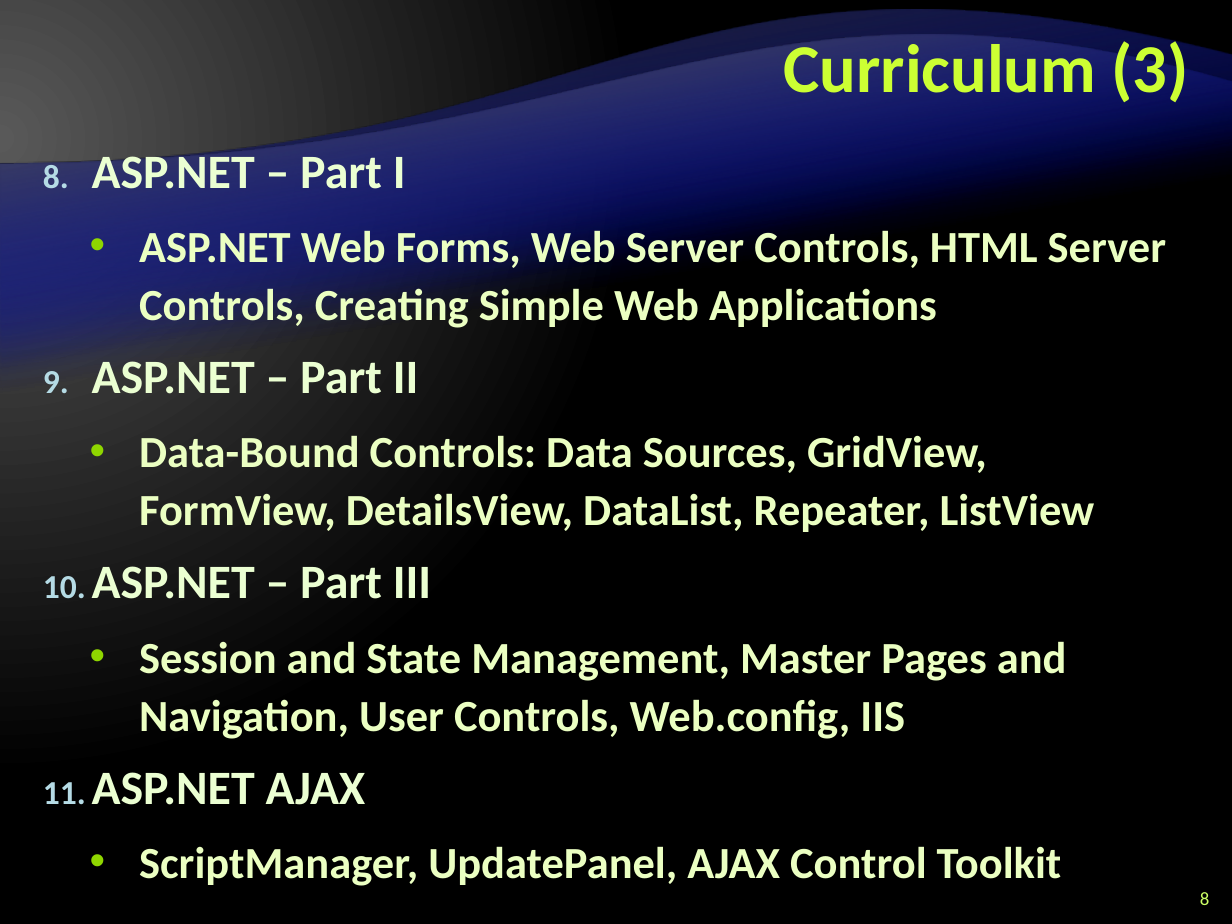
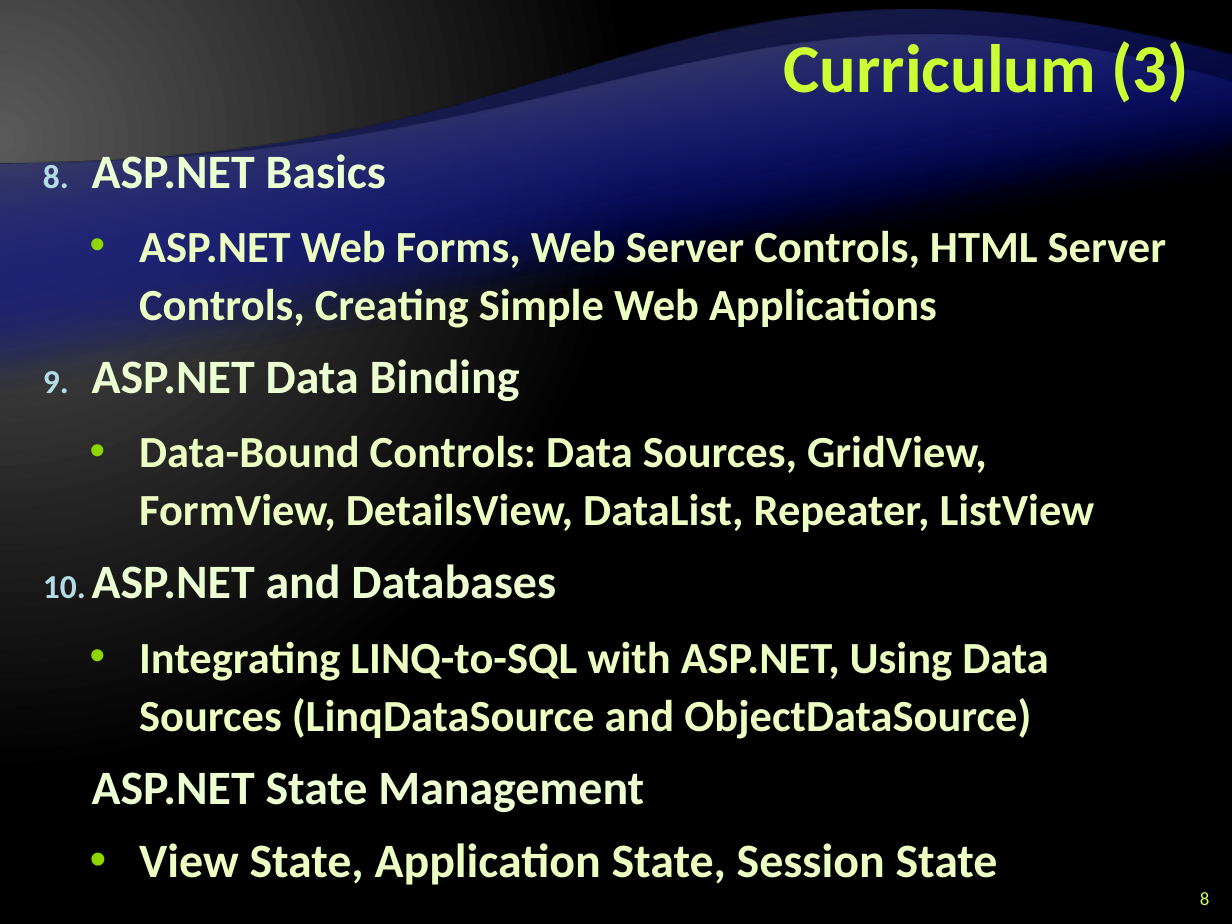
Before and after one commit to Graveheart/aspnetcourse, a slide deck: slide 8 of 2010/lectures/0. Course Introduction.pptx. Drawn at 1232x924 pixels with LibreOffice and Linux fonts; fonts in the diff are those of the drawing; background and template pictures are left out. Boxes give left, top, right and bottom in pixels: in the first picture for what was removed or moved away, otherwise in the second. Text is boxed around its words. In the diff, an @@ line names an element or a change of style, - is before the commit and + after.

```diff
--- a/2010/lectures/0. Course Introduction.pptx
+++ b/2010/lectures/0. Course Introduction.pptx
@@ text at bbox=[92, 147, 386, 189]: text changed @@
-8. ASP.NET – Part I
+8. ASP.NET Basics
@@ text at bbox=[92, 359, 520, 401]: text changed @@
-9. ASP.NET – Part II
+9. ASP.NET Data Binding
@@ text at bbox=[92, 564, 1049, 885]: text changed @@
-10. ASP.NET – Part III
-  • Session and State Management, Master Pages and Navigation, User Controls, Web.config, IIS
-11. ASP.NET AJAX
-  • ScriptManager, UpdatePanel, AJAX Control Toolkit
+10. ASP.NET and Databases
+  • Integrating LINQ-to-SQL with ASP.NET, Using Data Sources (LinqDataSource and ObjectDataSource)
+ASP.NET State Management
+  • View State, Application State, Session State
```
Also in this commit, not shown: 2 other slides changed, 5 slides removed.
